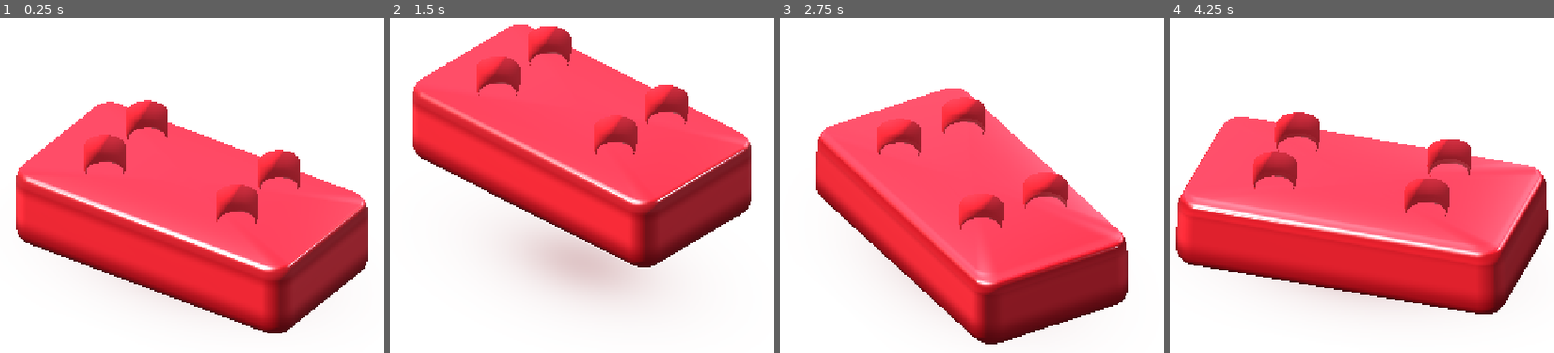
Above: before the commit, frames 1-4 (left to right).
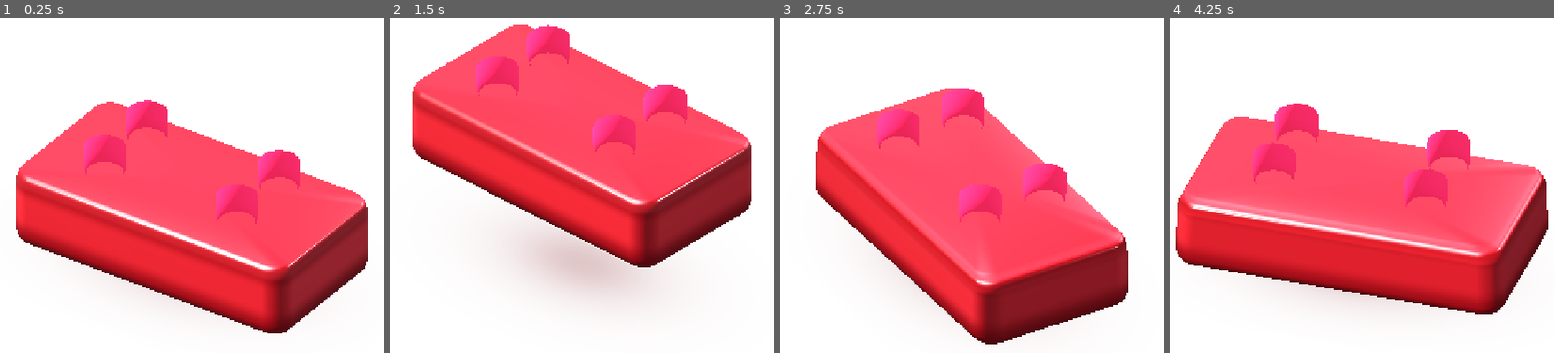
Above: after the commit, the same moments.

Repository: dbrckk/Jelly-bricks
Game: Godot game, scene res://prototypes/single_brick/interactive.tscn
Two runs of this game, one before a commit and one after it. Both use one fixed random seed, a clock stepped at 60 frames per second and the inputs below. This scene is started directly instead of the project's main scene.
Inputs (mouse positions are in pixels of both pictures, inside the frame that each line leads up to):
- Up to frame 1 (0.25 s): no input
- Up to frame 2 (1.5 s): move the mouse to (674, 168) at 0.52 s; click (674, 168) at 0.67 s; drag from (497, 245) to (outside the picture) at 1.27 s
- Up to frame 3 (2.75 s): move the mouse to (1014, 41) at 2.02 s; click (1014, 41) at 2.17 s
- Up to frame 4 (4.25 s): drag from (outside the picture) to (1235, 95) at 2.77 s; move the mouse to (1488, 319) at 3.52 s; click (1488, 319) at 3.67 s

The runs differ from the first frame. In frame 1, 3.6% of the frame differs, in the area x 21-79%, y 24-62%; in frame 2, 3.8%; in frame 3, 4.5%; in frame 4, 4.5%, in the area x 21-79%, y 25-60%.

Commit message:
prototype: restore source comparison, brighten studs and preserve real rendered evidence

Diff:
--- a/native-godot/prototypes/single_brick/scene.gd
+++ b/native-godot/prototypes/single_brick/scene.gd
@@ -14,7 +14,6 @@
 var studs: MultiMeshInstance3D
 var wet_coat: MeshInstance3D
 var gel_material: ShaderMaterial
-var stud_material: ShaderMaterial
 var contact_material: ShaderMaterial
 var camera: Camera3D
 var orbit: float = 0.0
@@ -149,10 +148,14 @@
     studs = MultiMeshInstance3D.new()
     studs.name = "ActualFourMoldedStuds"
     studs.multimesh = multi
-    stud_material = gel_material.duplicate() as ShaderMaterial
-    stud_material.set_shader_parameter("stud_mode", 1.0)
-    stud_material.set_shader_parameter("brick_extent", Vector2(0.20, 0.20))
-    studs.material_override = stud_material
+    # The reference footage shows colored short studs, not four dark holes.
+    # Use a solid glossy molded cap while the core material is being tuned.
+    var stud_paint := StandardMaterial3D.new()
+    stud_paint.albedo_color = Color("#f7264c")
+    stud_paint.roughness = 0.18
+    stud_paint.metallic = 0.0
+    stud_paint.specular_mode = BaseMaterial3D.SPECULAR_SCHLICK_GGX
+    studs.material_override = stud_paint
     studs.cast_shadow = GeometryInstance3D.SHADOW_CASTING_SETTING_OFF
     brick_root.add_child(studs)
 
@@ -183,8 +186,6 @@
     brick_root.rotation_degrees.z = bend * 3.8
     gel_material.set_shader_parameter("deformation", amount)
     gel_material.set_shader_parameter("tilt_energy", bend)
-    stud_material.set_shader_parameter("deformation", amount)
-    stud_material.set_shader_parameter("tilt_energy", bend)
     contact_material.set_shader_parameter("intensity",
         clampf(.65 - raise * .42 + amount * .18, .12, .90))
 
Binary file added: native-godot/prototypes/single_brick/renders/01-rest.png
Binary file added: native-godot/prototypes/single_brick/renders/02-flight.png
Binary file added: native-godot/prototypes/single_brick/renders/03-impact.png
Binary file added: native-godot/prototypes/single_brick/renders/04-rebound.png
Binary file added: native-godot/prototypes/single_brick/renders/05-settled.png
Not shown, changed: .github/workflows/native-android.yml
Not shown, added: native-godot/prototypes/single_brick/COMPARISON.md
Not shown, changed: native-godot/prototypes/single_brick/README.md
